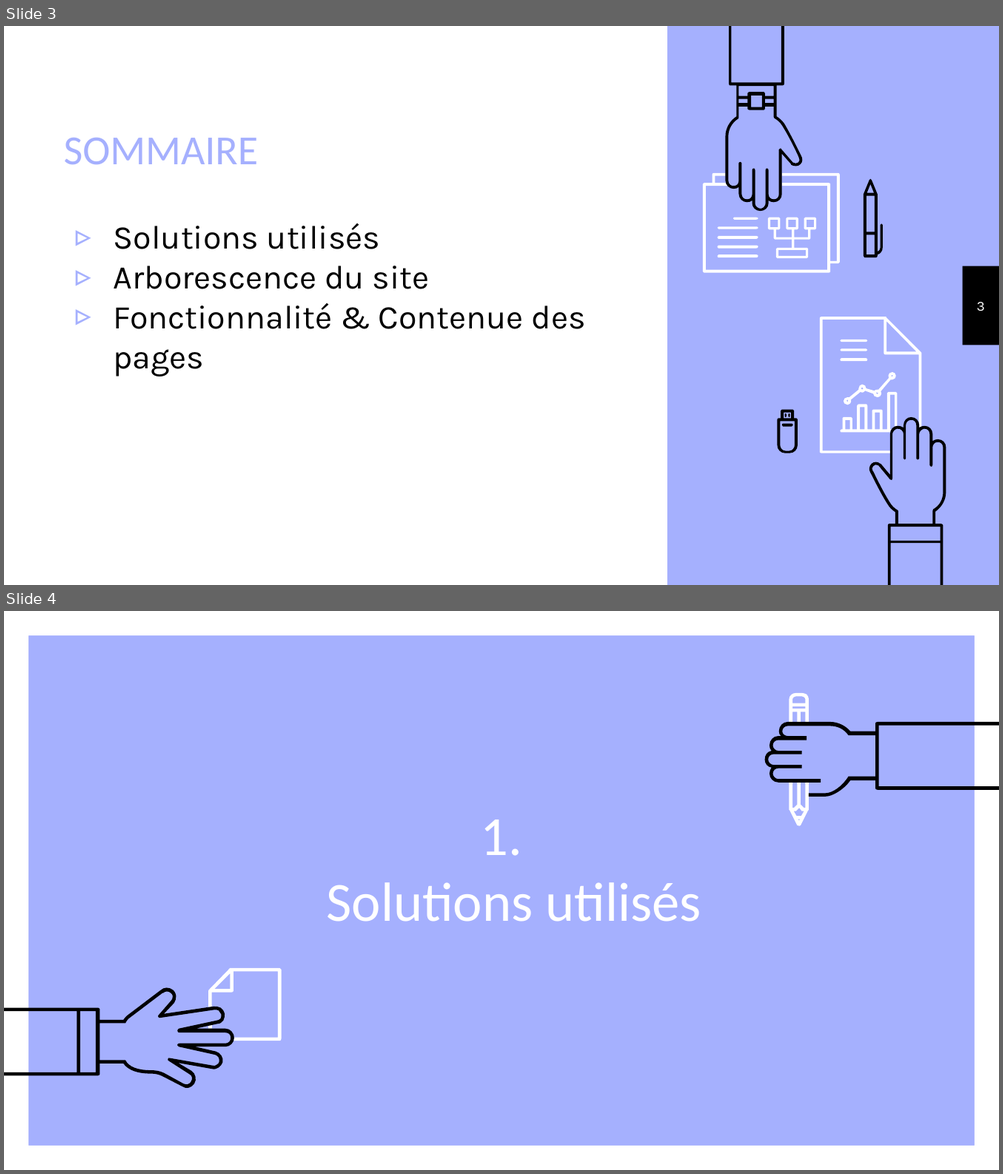
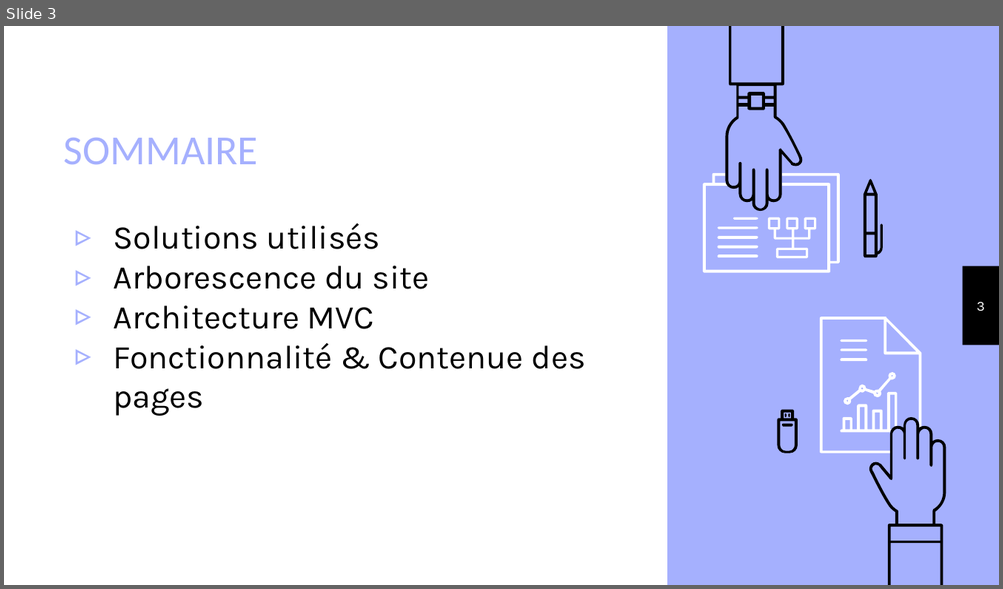
Before and after one commit to WCraW/OpenClassRoomP3, a slide deck: Slide Projet 3.pptx. Shown one above the other, each under a label of ours: slides 3 and 4 before the commit, slide 3 after it. The pictures are 1003x1174 and 1003x589 pixels, drawn with LibreOffice and Linux fonts; fonts in the diff are those of the drawing. Boxes give left, top, right and bottom in pixels: in the first picture for what was removed or moved away, otherwise in the second. Text is boxed around its words. In the diff, an @@ line names an element or a change of style, - is before the commit and + after.

```diff
--- a/Slide Projet 3.pptx
+++ b/Slide Projet 3.pptx
@@ slide 4 removed at (x1=4, y1=611, x2=999, y2=1170), background #A5B0FE @@
@@ frame removed at (x1=4, y1=611, x2=999, y2=1170) @@
@@ freeform shape removed at (x1=788, y1=693, x2=808, y2=722) @@
@@ freeform shape removed at (x1=765, y1=721, x2=999, y2=796) @@
@@ freeform shape removed at (x1=788, y1=782, x2=808, y2=826) @@
@@ title removed at (x1=327, y1=820, x2=700, y2=922) @@
-1.
-Solutions utilisés
@@ freeform shape removed at (x1=5, y1=988, x2=234, y2=1089) @@
@@ freeform shape removed at (x1=209, y1=968, x2=282, y2=1041) @@
@@ freeform shape removed at (x1=208, y1=1025, x2=211, y2=1028) @@
@@ slide 3 changed as well @@
@@ text at (x1=114, y1=306, x2=374, y2=329): paragraph added @@
+▹ Architecture MVC
```
Also in this commit, not shown: 4 other slides changed, 6 slides added, 3 other slides removed, 1 other file.
